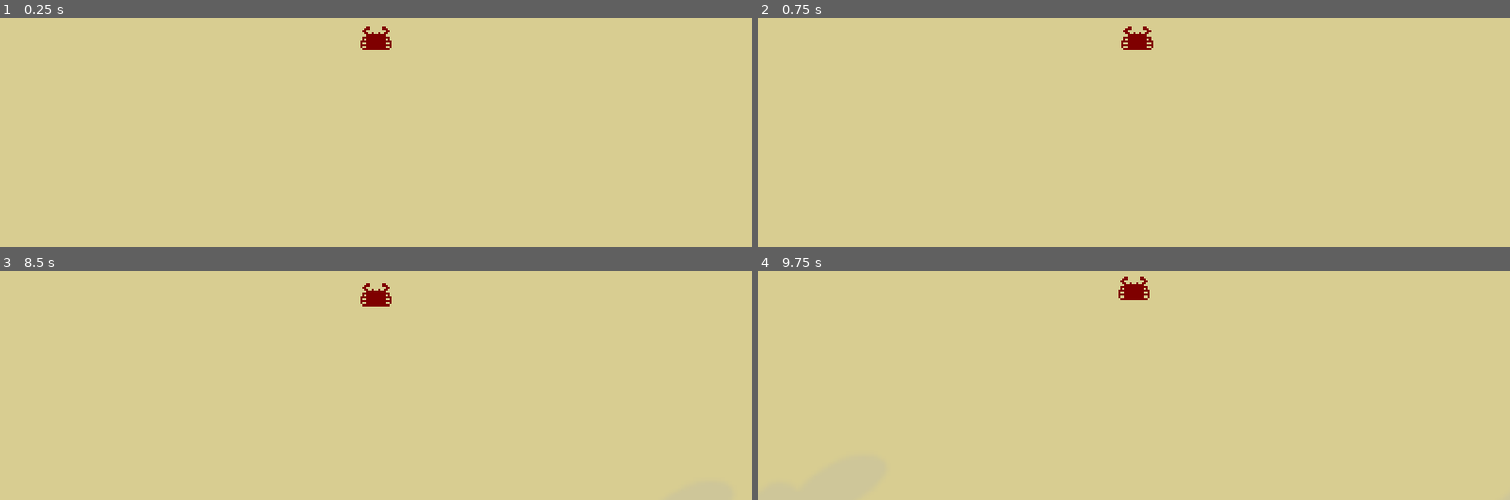
Above: before the commit, frames 1-4 (two rows, left to right).
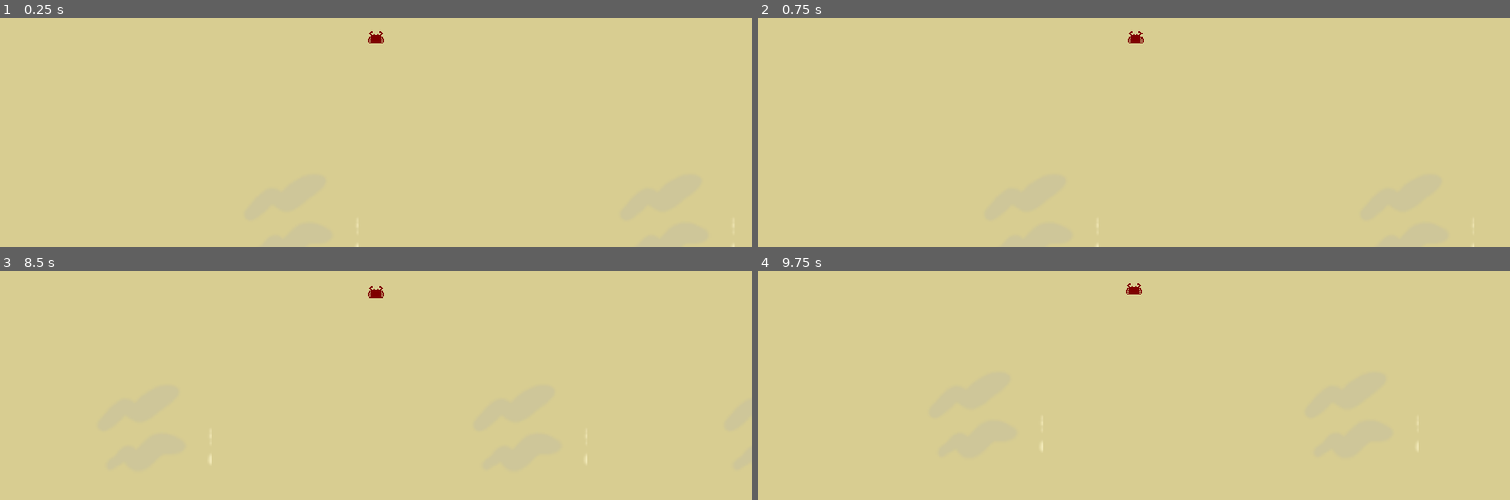
Above: after the commit, the same moments.

Repository: nporposoft/crabs-on-the-island
Game: Godot game, scene res://scenes/island_v1/island_v1.tscn
Two runs of this game, one before a commit and one after it. Both use one fixed random seed, a clock stepped at 60 frames per second and the inputs below.
Inputs:
- Up to frame 1 (0.25 s): no input
- Up to frame 2 (0.75 s): tap Enter at 0.5 s; hold D (move_right) from 0.53 s (still down)
- Up to frame 3 (8.5 s): tap Space at 1.25, 2.75, 4.25 s; release D (move_right) at 1.28 s; hold S (move_down) 1.28-2.03 s; tap Enter at 2, 3.5 s; hold D (move_right) 2.03-2.78 s; hold W (move_up) 2.78-3.53 s; hold A (move_left) 3.53-5.03 s; hold S (move_down) 5.03-5.78 s; hold D (move_right) 5.78-6.53 s; hold W (move_up) 6.53-7.28 s; hold D (move_right) 7.28-8.03 s; hold S (move_down) from 8.03 s (still down)
- Up to frame 4 (9.75 s): release S (move_down) at 8.78 s; hold A (move_left) 8.78-9.53 s; hold W (move_up) from 9.53 s (still down)

The runs differ from the first frame. In frame 1, 0.2% of the frame differs, in the area x 47-98%, y 3-100%; in frame 2, 0.2%; in frame 3, 0.3%, in the area x 27-79%, y 5-85%; in frame 4, 0.2%.

Commit message:
added resource
implemented basic resource node, created "chunk" and "ingot" sprites

Diff:
--- a/player.tscn
+++ b/player.tscn
@@ -6,4 +6,4 @@
 script = ExtResource("1_gdfm8")
 
 [node name="Camera2D" type="Camera2D" parent="."]
-zoom = Vector2(10, 10)
+zoom = Vector2(5, 5)
--- /dev/null
+++ b/resource.gd
@@ -0,0 +1,39 @@
+extends Node
+
+@onready var sprite = $Sprite2D
+var chunkTXR := preload("res://assets/chunk.png")
+var ingotTXR := preload("res://assets/ingot.png")
+
+enum MATERIAL_TYPE {COBALT, IRON, SILICON}
+
+@export var material = MATERIAL_TYPE.SILICON
+@export var amount = 1000.0
+@export var is_chunk = false
+
+
+func _set_resource (_mat, _amount, _isChunk):
+	material = _mat
+	amount = _amount
+	is_chunk = _isChunk
+
+	if is_chunk:
+		sprite.set_texture(chunkTXR)
+	else:
+		sprite.set_texture(ingotTXR)
+
+func _extract (extractAmount) -> float:
+	if extractAmount >= amount:
+		queue_free()
+		return amount
+	else:
+		amount -= extractAmount
+		return extractAmount
+
+# Called when the node enters the scene tree for the first time.
+func _ready():
+	_set_resource(material, amount, is_chunk)
+
+
+# Called every frame. 'delta' is the elapsed time since the previous frame.
+func _process(delta):
+	pass
--- /dev/null
+++ b/resource.tscn
@@ -0,0 +1,8 @@
+[gd_scene load_steps=2 format=3 uid="uid://b41t657fqwkxl"]
+
+[ext_resource type="Script" path="res://resource.gd" id="1_bccdp"]
+
+[node name="resource" type="Node2D"]
+script = ExtResource("1_bccdp")
+
+[node name="Sprite2D" type="Sprite2D" parent="."]
Binary file added: assets/chunk.png
Not shown, added: assets/chunk.png.import
Binary file added: assets/ingot.png
Not shown, added: assets/ingot.png.import
